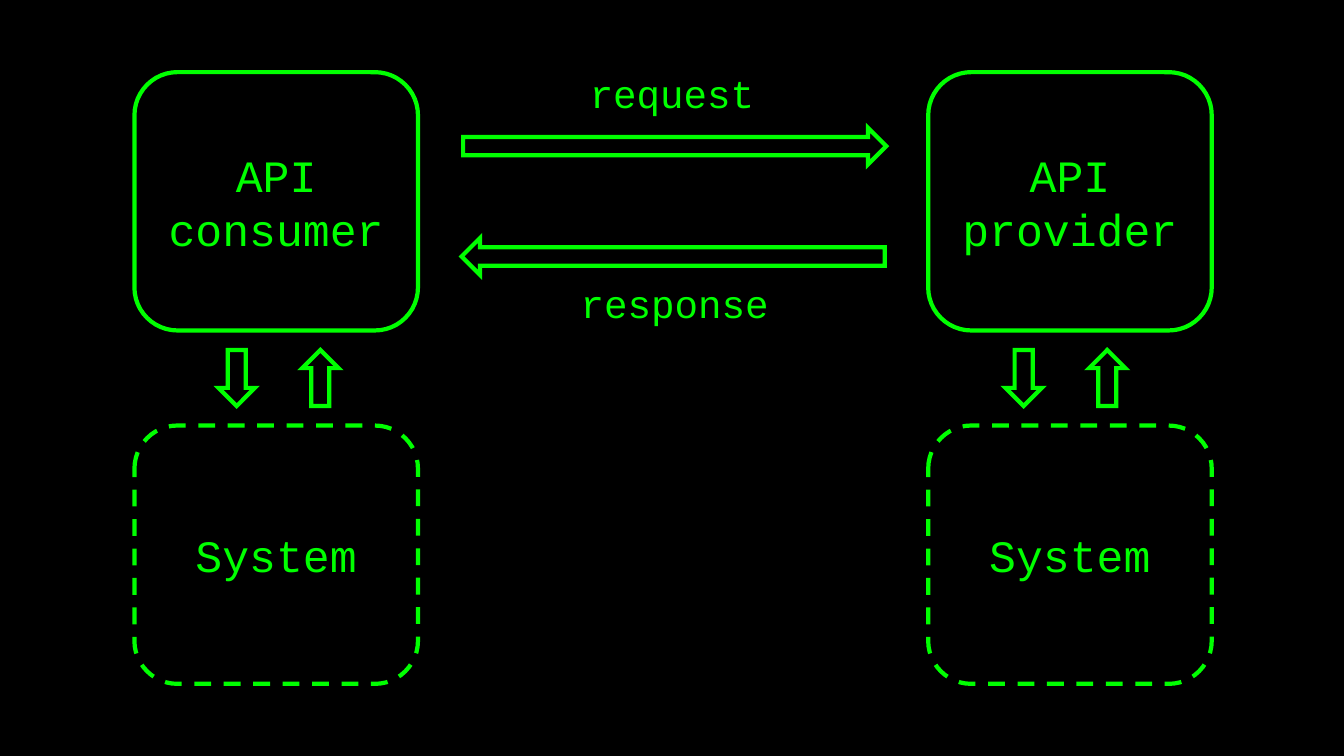
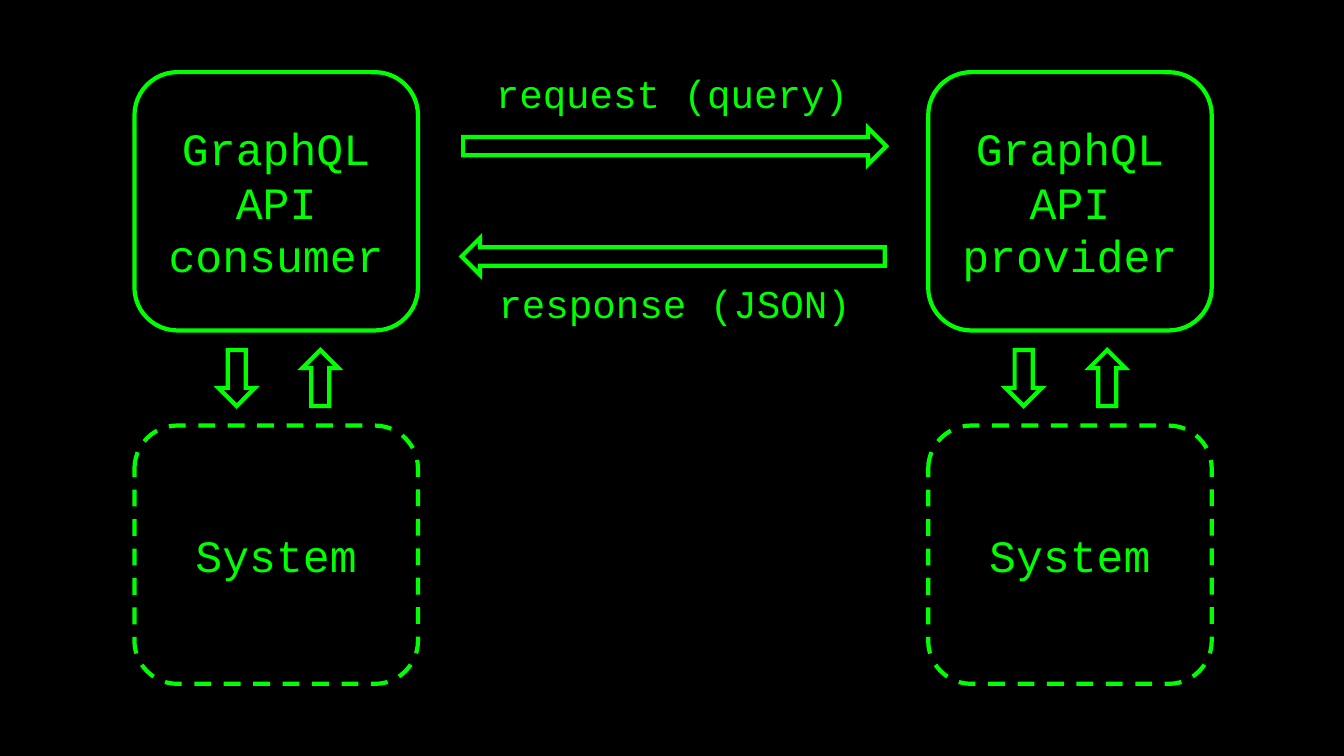
Before and after one commit to basdijkstra/rest-assured-net-workshop, a slide deck: slide 61 of RestAssuredNetWorkshop.pptx (slide 5 before the commit). Drawn at 1344x756 pixels with LibreOffice and Linux fonts; fonts in the diff are those of the drawing. Boxes give left, top, right and bottom in pixels: in the first picture for what was removed or moved away, otherwise in the second. Text is boxed around its words. In the diff, an @@ line names an element or a change of style, - is before the commit and + after.

```diff
--- a/RestAssuredNetWorkshop.pptx
+++ b/RestAssuredNetWorkshop.pptx
@@ text at [496,80,848,116]: text changed @@
-request
+request (query)
@@ text in rounded rectangle at [169,133,384,273]: text changed @@
-API consumer
+GraphQL API consumer
@@ text in rounded rectangle at [962,133,1177,282]: text changed @@
-API provider
+GraphQL API provider
@@ text at [499,290,851,326]: text changed @@
-response
+response (JSON)
```
Also in this commit, not shown: 17 other slides changed, 12 slides added, 6 slides removed, 2 other files.
